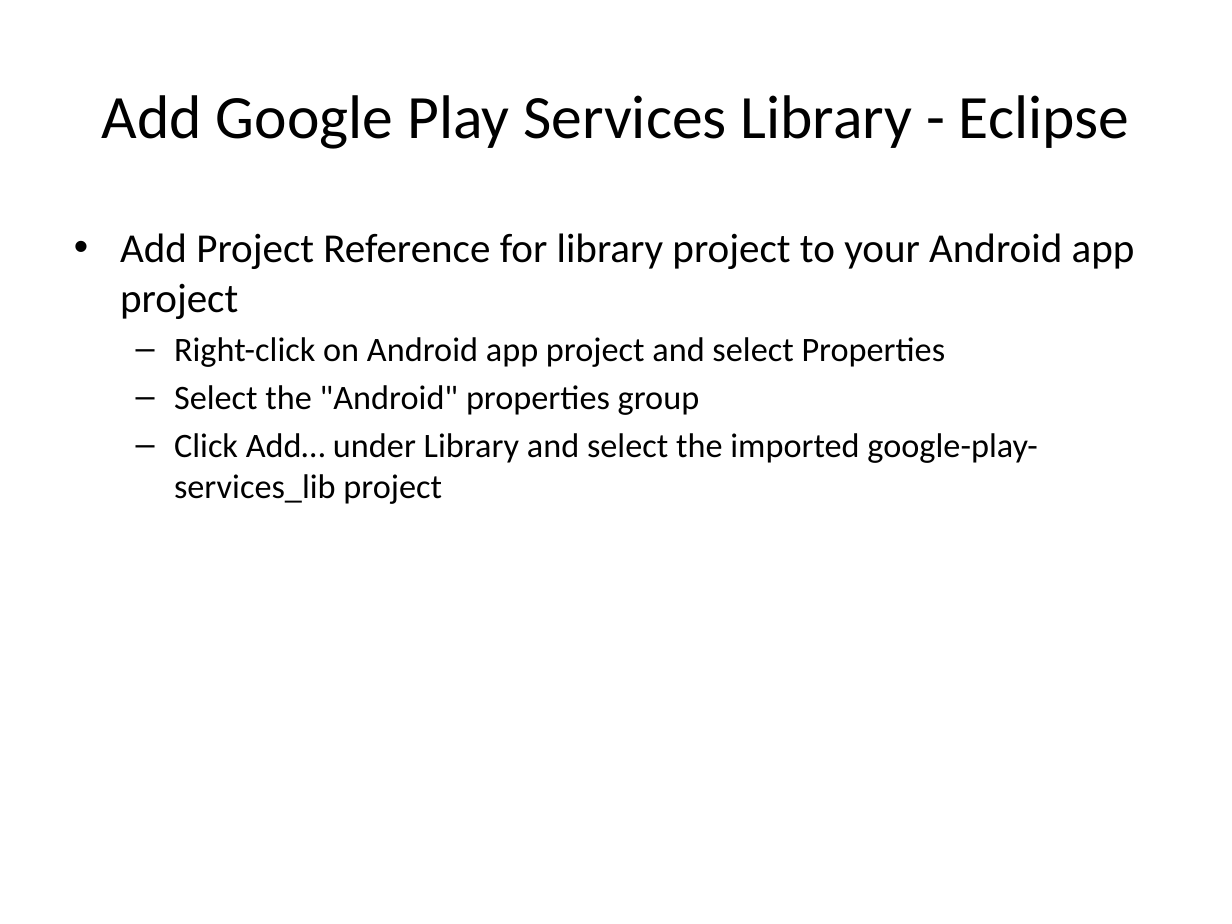
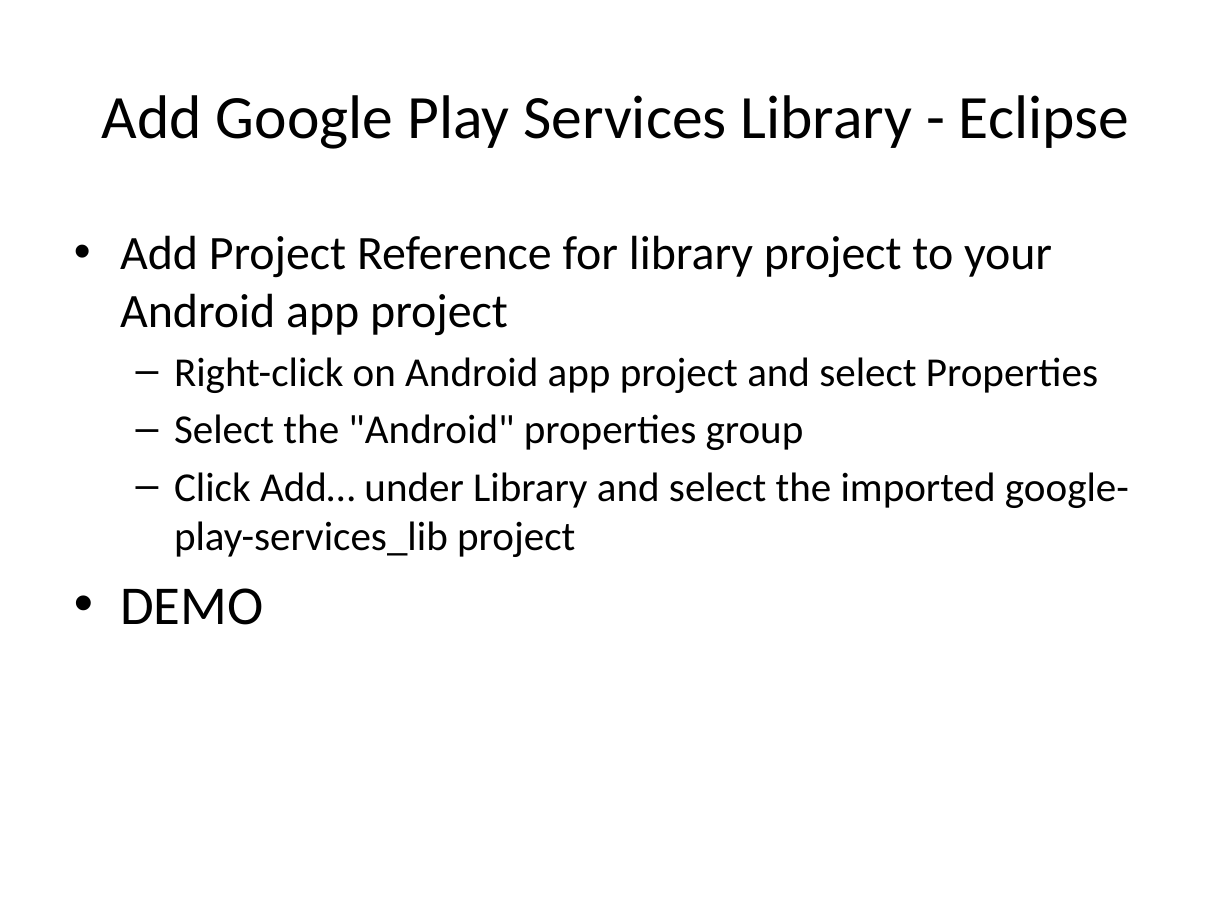
Before and after one commit to LeadingEDJE/MobilePushNotification, a slide deck: slide 10 of Implementing Push Notification in Android.pptx. Drawn at 1232x924 pixels with LibreOffice and Linux fonts; fonts in the diff are those of the drawing; background and template pictures are left out. Boxes give left, top, right and bottom in pixels: in the first picture for what was removed or moved away, otherwise in the second. Text is boxed around its words. In the diff, an @@ line names an element or a change of style, - is before the commit and + after.

```diff
--- a/Implementing Push Notification in Android.pptx
+++ b/Implementing Push Notification in Android.pptx
@@ text at bbox=[120, 235, 1129, 557]: size 24 to 28 pt in "Add Project Reference for library project to ..."; size 20 to 24 pt in "Right-click on Android app project and select ...", "Select the "Android" properties group", "Click Add… under Library and select the ..." @@
@@ text at bbox=[120, 588, 263, 625]: paragraph added @@
+• DEMO
```
Also in this commit, not shown: 10 other slides changed, 3 other files.
